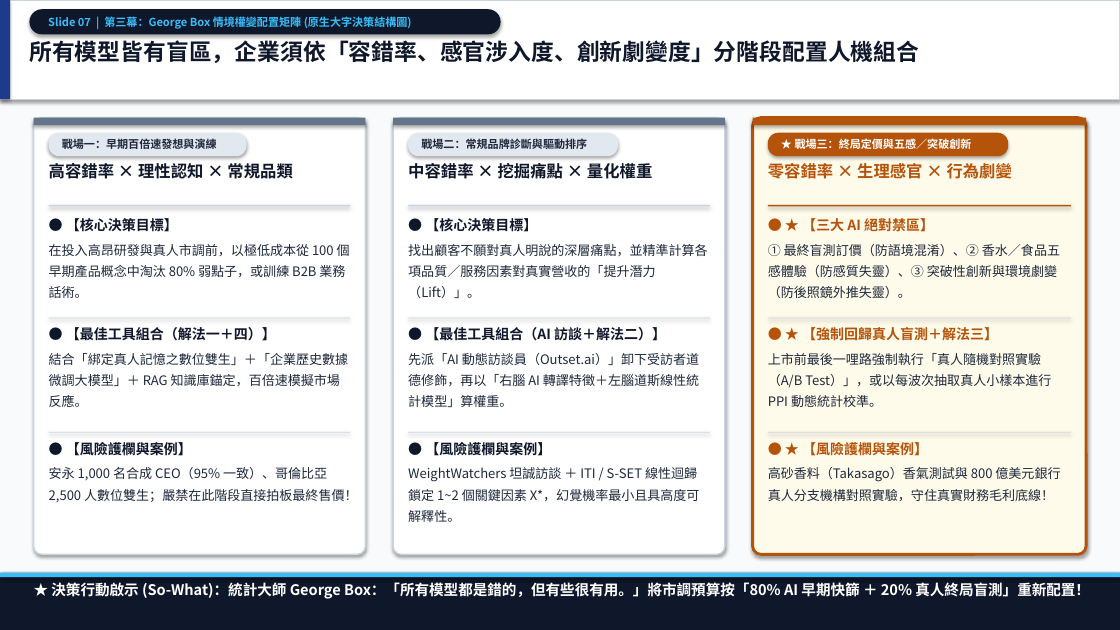
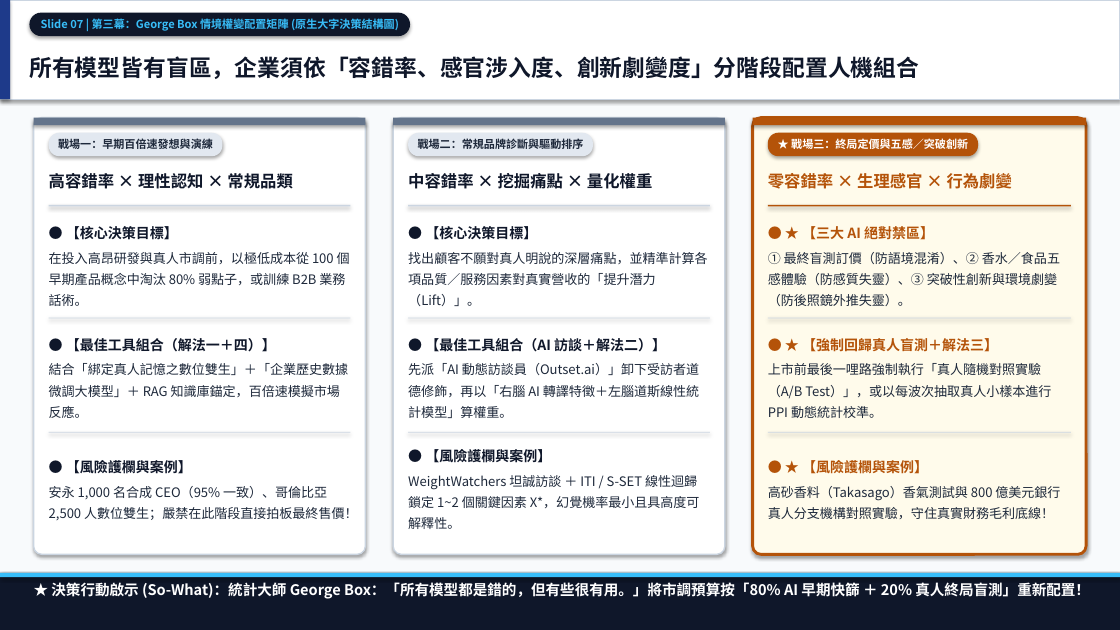
Before and after one commit to markyang20040112-source/deep-reading-and-visual-synthesis, a slide deck: slide 7 of reading_sessions/20261031_生成式AI顛覆市場研究/02_outputs/生成式AI顛覆市場研究_深度思辨與三篇合體簡報.pptx. Drawn at 1120x630 pixels with LibreOffice and Linux fonts; fonts in the diff are those of the drawing. Boxes give left, top, right and bottom in pixels: in the first picture for what was removed or moved away, otherwise in the second. Text is boxed around its words. In the diff, an @@ line names an element or a change of style, - is before the commit and + after.

```diff
--- a/reading_sessions/20261031_生成式AI顛覆市場研究/02_outputs/生成式AI顛覆市場研究_深度思辨與三篇合體簡報.pptx
+++ b/reading_sessions/20261031_生成式AI顛覆市場研究/02_outputs/生成式AI顛覆市場研究_深度思辨與三篇合體簡報.pptx
@@ alignment left to centre in 4 elements at box(49, 133, 223, 156), box(408, 133, 593, 156), box(768, 133, 978, 156), box(29, 13, 410, 36) @@
@@ rounded rectangle "Slide 07 | 第三幕：George Box ...": place and size @@
-rounded rectangle "Slide 07 | 第三幕：George Box ..." at box(29, 9, 501, 34)
+rounded rectangle "Slide 07 | 第三幕：George Box ..." at box(29, 13, 410, 36)
@@ vertical alignment top to middle in 13 elements at box(49, 226, 350, 306), box(49, 338, 348, 418), box(49, 460, 357, 520), box(408, 226, 707, 306), box(408, 338, 699, 418), box(408, 449, 700, 529), box(768, 226, 1060, 306), box(768, 338, 1051, 418), box(768, 460, 1060, 519), box(768, 173, 1012, 189), box(49, 171, 292, 193), box(408, 171, 652, 193), box(29, 56, 919, 79) @@
@@ text "所有模型皆有盲區，企業須依「容錯率、感官涉入度、創新劇變度」分階段配置人機組合": place and size @@
-text "所有模型皆有盲區，企業須依「容錯率、感官涉入度、創新劇變度」分階段配置人機組合" at box(29, 37, 919, 63)
+text "所有模型皆有盲區，企業須依「容錯率、感官涉入度、創新劇變度」分階段配置人機組合" at box(29, 56, 919, 79)
@@ rounded rectangle "戰場一：早期百倍速發想與演練": place and size @@
-rounded rectangle "戰場一：早期百倍速發想與演練" at box(49, 133, 246, 156)
+rounded rectangle "戰場一：早期百倍速發想與演練" at box(49, 133, 223, 156)
@@ rounded rectangle "戰場二：常規品牌診斷與驅動排序": place and size @@
-rounded rectangle "戰場二：常規品牌診斷與驅動排序" at box(408, 133, 618, 156)
+rounded rectangle "戰場二：常規品牌診斷與驅動排序" at box(408, 133, 593, 156)
@@ rounded rectangle "★ 戰場三：終局定價與五感／突破創新": place and size @@
-rounded rectangle "★ 戰場三：終局定價與五感／突破創新" at box(768, 133, 1008, 156)
+rounded rectangle "★ 戰場三：終局定價與五感／突破創新" at box(768, 133, 978, 156)
```
Also in this commit, not shown: 9 other slides changed, 10 other files.
